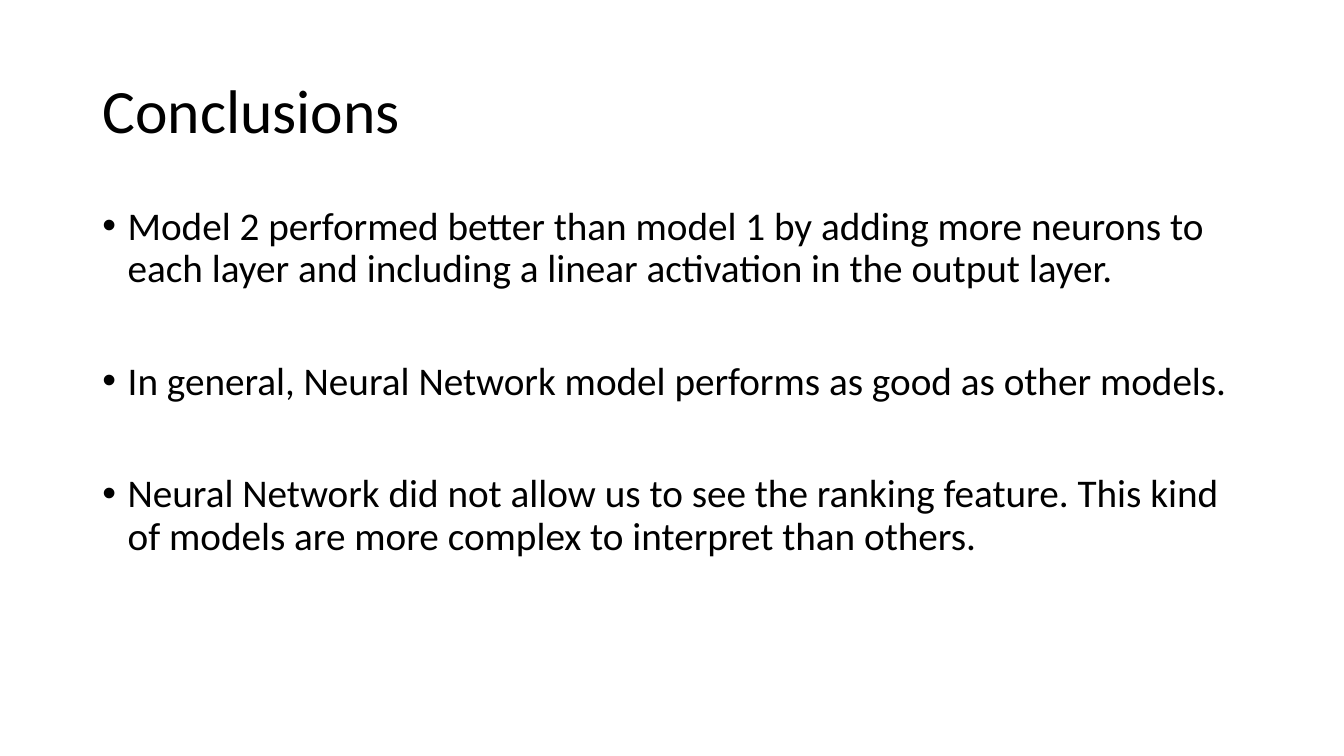
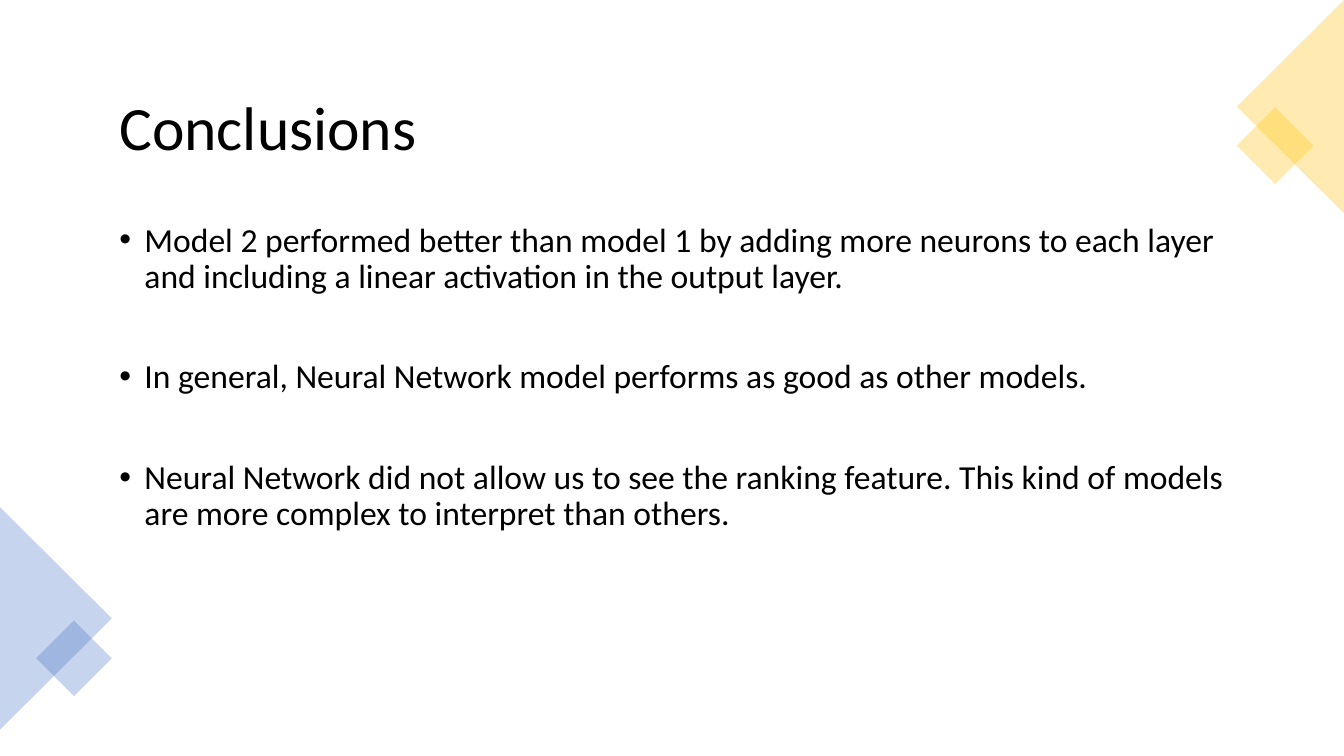
Before and after one commit to Jajc09/data-science, a slide deck: slide 15 of deep-learning/rental-airbnb/boston_ppt.pptx. Drawn at 1344x756 pixels with LibreOffice and Linux fonts; fonts in the diff are those of the drawing. Boxes give left, top, right and bottom in pixels: in the first picture for what was removed or moved away, otherwise in the second. Text is boxed around its words. In the diff, an @@ line names an element or a change of style, - is before the commit and + after.

Commit message:
updated PPT 2.0

```diff
--- a/deep-learning/rental-airbnb/boston_ppt.pptx
+++ b/deep-learning/rental-airbnb/boston_ppt.pptx
@@ triangle added at [1237,0,1344,214], fill #FFC000 at 30% opacity @@
@@ title "Conclusions": place and size @@
-title "Conclusions" at [102,90,399,134]
+title "Conclusions" at [119,107,416,151]
@@ rectangle added at [1237,108,1314,185], fill #FFC000 at 30% opacity @@
@@ text "Model 2 performed better than ...": place and size @@
-text "Model 2 performed better than ..." at [128,212,1226,557]
+text "Model 2 performed better than ..." at [144,228,1223,531]
@@ text "Model 2 performed better than ..." at [144,228,1223,531]: size 28 to 24 pt @@
@@ triangle added at [0,507,112,730], fill #4472C4 at 30% opacity @@
@@ rectangle added at [36,620,112,696], fill #4472C4 at 30% opacity @@
```
Also in this commit, not shown: 2 other slides changed, 2 other files.
